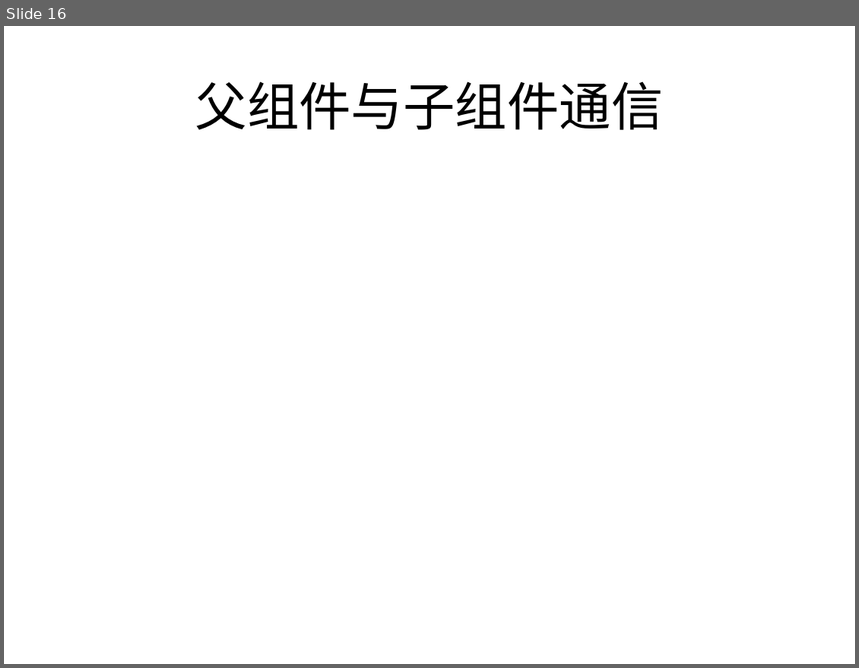
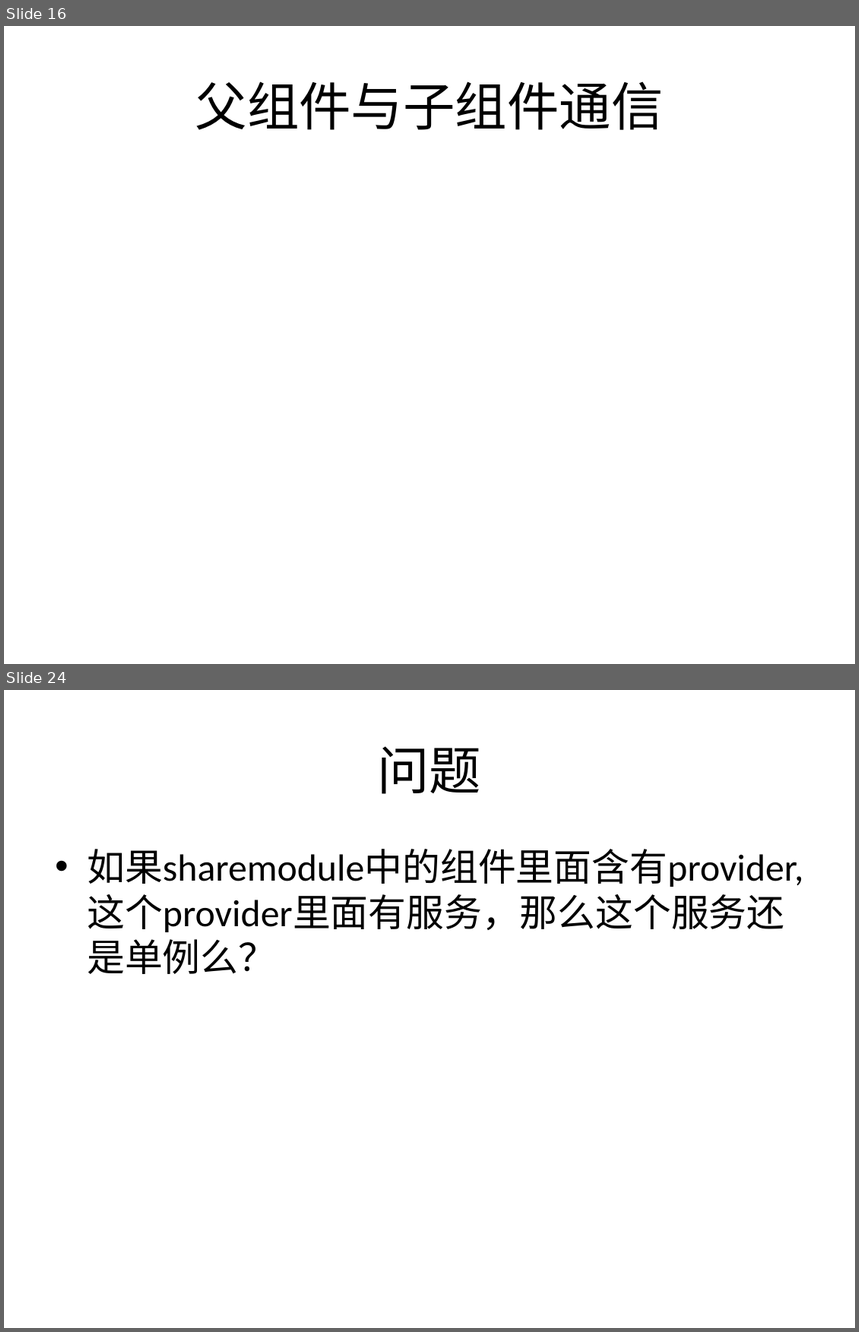
Before and after one commit to jasonLiu001/ng-study-ppt-files, a slide deck: files/Angular2.pptx. Shown one above the other, each under a label of ours: slide 16 before the commit, slides 16 and 24 after it; the slides between them are not shown. The pictures are 859x668 and 859x1332 pixels, drawn with LibreOffice and Linux fonts; fonts in the diff are those of the drawing. Boxes give left, top, right and bottom in pixels: in the first picture for what was removed or moved away, otherwise in the second. Text is boxed around its words. In the diff, an @@ line names an element or a change of style, - is before the commit and + after.

```diff
--- a/files/Angular2.pptx
+++ b/files/Angular2.pptx
@@ slide 24 added at bbox=[4, 690, 855, 1328], background #CBE9CF @@
@@ title added at bbox=[377, 746, 481, 794], 44 pt, text #000000 @@
+问题
@@ text added at bbox=[87, 849, 804, 974], 32 pt, text #000000 @@
+• 如果sharemodule中的组件里面含有provider,这个provider里面有服务，那么这个服务还是单例么？
```
Also in this commit, not shown: 1 slide changed, 7 other slides added.
